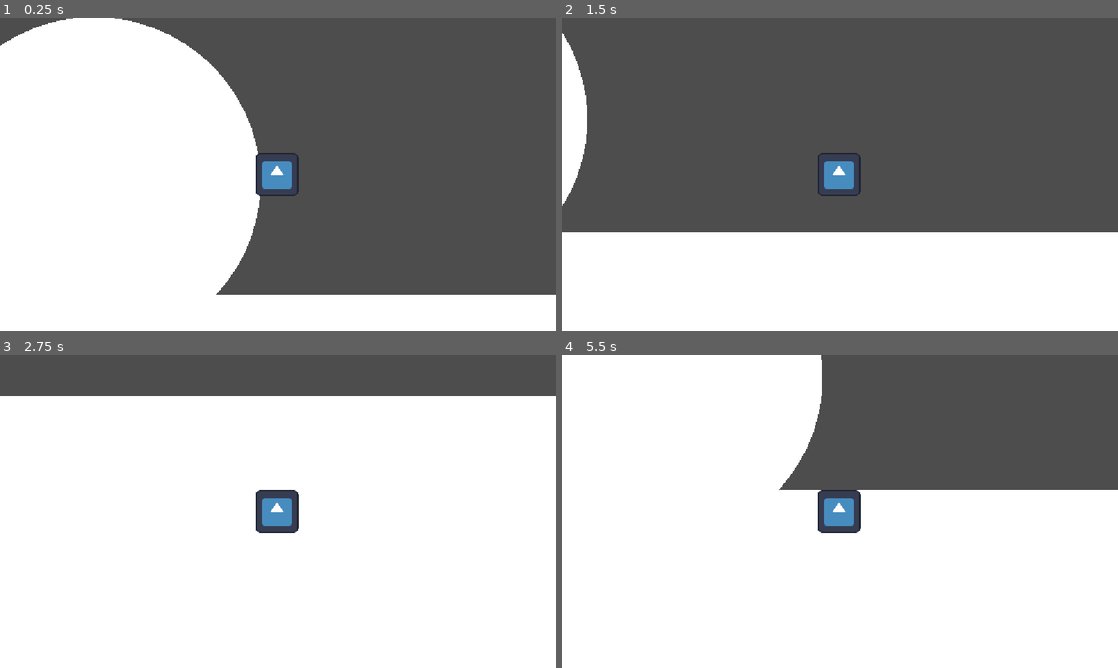
Above: before the commit, frames 1-4 (two rows, left to right).
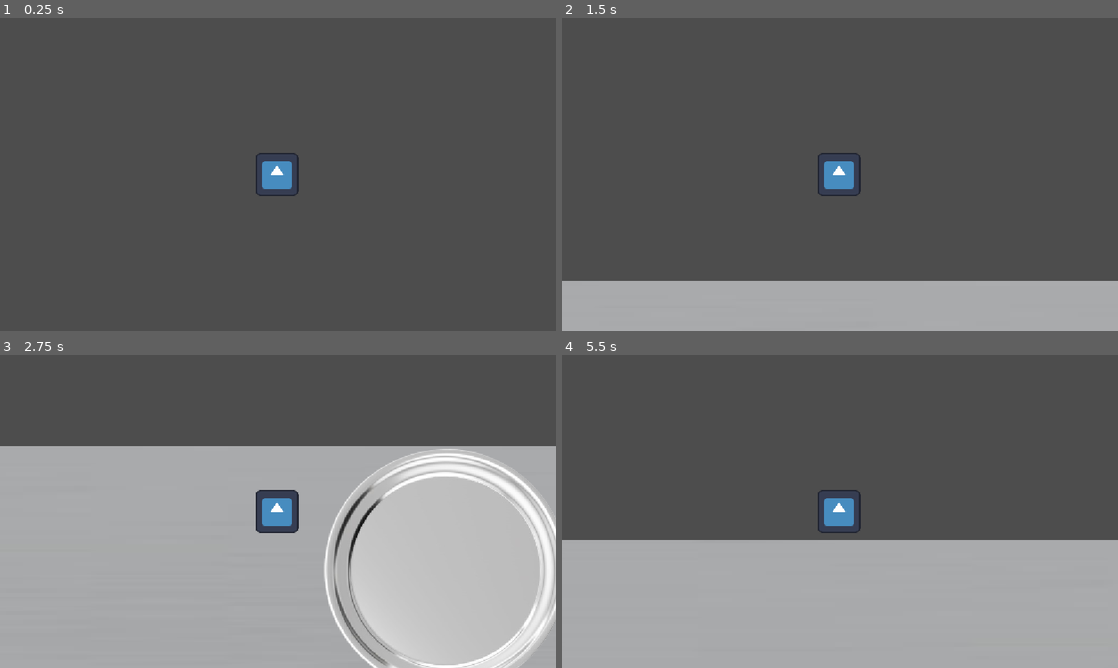
Above: after the commit, the same moments.

Repository: dillpickel357/Extra-Smol
Game: Godot game, scene res://main.tscn
Same seed, same stepped clock (60 frames per second), same inputs: the game is played once before the commit and once after it. The engine's default icon, where the game draws it, is replaced by a stand-in: a white triangle on a blue panel in a dark square.
Inputs:
- Up to frame 1 (0.25 s): no input
- Up to frame 2 (1.5 s): tap Enter at 0.5 s; hold D (right) 0.53-1.28 s; hold S (down) from 1.28 s (still down)
- Up to frame 3 (2.75 s): release S (down) at 2.03 s; hold D (right) from 2.03 s (still down)
- Up to frame 4 (5.5 s): release D (right) at 2.78 s; hold W (up) 2.78-3.53 s; hold A (left) 3.53-5.03 s; hold S (down) from 5.03 s (still down)

The runs differ from the first frame. In frame 1, 48% of the frame differs, in the area x 0-100%, y 0-100%; in frame 2, 33%; in frame 3, 84%, in the area x 0-100%, y 13-100%; in frame 4, 75%.

Commit message:
convery belt and spawn tray

Diff:
--- a/main.tscn
+++ b/main.tscn
@@ -1,10 +1,11 @@
 [gd_scene format=3 uid="uid://du8i54md1xk62"]
 
+[ext_resource type="Texture2D" uid="uid://c8ltenaa36mho" path="res://images.jpg" id="1_h2yge"]
 [ext_resource type="PackedScene" uid="uid://dgc6ox8xwtnlo" path="res://player_controller.tscn" id="1_ig7tw"]
+[ext_resource type="Texture2D" uid="uid://tvj6jinavcgm" path="res://image-removebg-preview.png" id="2_1bvp3"]
+[ext_resource type="Script" uid="uid://dgaos86h8dffx" path="res://pizza_spawner.gd" id="3_1bvp3"]
 
 [sub_resource type="QuadMesh" id="QuadMesh_6sj1v"]
-
-[sub_resource type="SphereMesh" id="SphereMesh_6sj1v"]
 
 [node name="main" type="Node2D" unique_id=1058022180]
 
@@ -13,14 +14,15 @@
 scale = Vector2(0.6961643, 0.6961643)
 
 [node name="MeshInstance2D" type="MeshInstance2D" parent="assets" unique_id=399608464]
-position = Vector2(-715.3484, 846.0646)
-scale = Vector2(14053.665, -1035.0765)
+position = Vector2(-715.3483, 846.06476)
+scale = Vector2(22748.773, -741.4569)
 mesh = SubResource("QuadMesh_6sj1v")
+texture = ExtResource("1_h2yge")
 
-[node name="MeshInstance2D2" type="MeshInstance2D" parent="assets" unique_id=765190507]
-position = Vector2(0, -5.7457714)
-scale = Vector2(991.1693, 982.817)
-mesh = SubResource("SphereMesh_6sj1v")
+[node name="tray" type="Sprite2D" parent="assets" unique_id=638552460]
+position = Vector2(-1017.0013, 847.5011)
+scale = Vector2(1.6440684, 1.6440684)
+texture = ExtResource("2_1bvp3")
 
 [node name="player controller" parent="." unique_id=402805899 instance=ExtResource("1_ig7tw")]
 position = Vector2(1086, 229.00002)
@@ -28,3 +30,16 @@
 
 [node name="Camera2D" type="Camera2D" parent="player controller" unique_id=413408612]
 position = Vector2(2.872885, -2.1918373e-05)
+
+[node name="pizza spawner" type="Node2D" parent="." unique_id=2114658810 node_paths=PackedStringArray("sprite", "spawn_point", "stop_point")]
+script = ExtResource("3_1bvp3")
+sprite = NodePath("../assets/tray")
+spawn_point = NodePath("spawn")
+stop_point = NodePath("stop")
+speed = 852
+
+[node name="spawn" type="Marker2D" parent="pizza spawner" unique_id=251018792]
+position = Vector2(4721, 838)
+
+[node name="stop" type="Marker2D" parent="pizza spawner" unique_id=1863419618]
+position = Vector2(0, 838)
--- /dev/null
+++ b/pizza_spawner.gd
@@ -0,0 +1,20 @@
+extends Node2D
+
+@export var sprite: Sprite2D       # your Sprite2D node
+@export var spawn_point: Marker2D  # empty node: where it starts
+@export var stop_point: Marker2D   # empty node: where it stops
+
+@export var speed = 200            # pixels per second
+
+func _ready():
+	# Place the sprite at the spawn point
+	sprite.global_position = spawn_point.global_position
+
+func _process(delta):
+	# Move left until it reaches the stop point's x
+	if sprite.global_position.x > stop_point.global_position.x:
+		sprite.global_position.x -= speed * delta
+
+		# Don't overshoot past the stop point
+		if sprite.global_position.x < stop_point.global_position.x:
+			sprite.global_position.x = stop_point.global_position.x
Binary file added: image-removebg-preview.png
Not shown, added: image-removebg-preview.png.import
Binary file added: images.jpg
Not shown, added: images.jpg.import
Not shown, added: pizza_spawner.gd.uid
